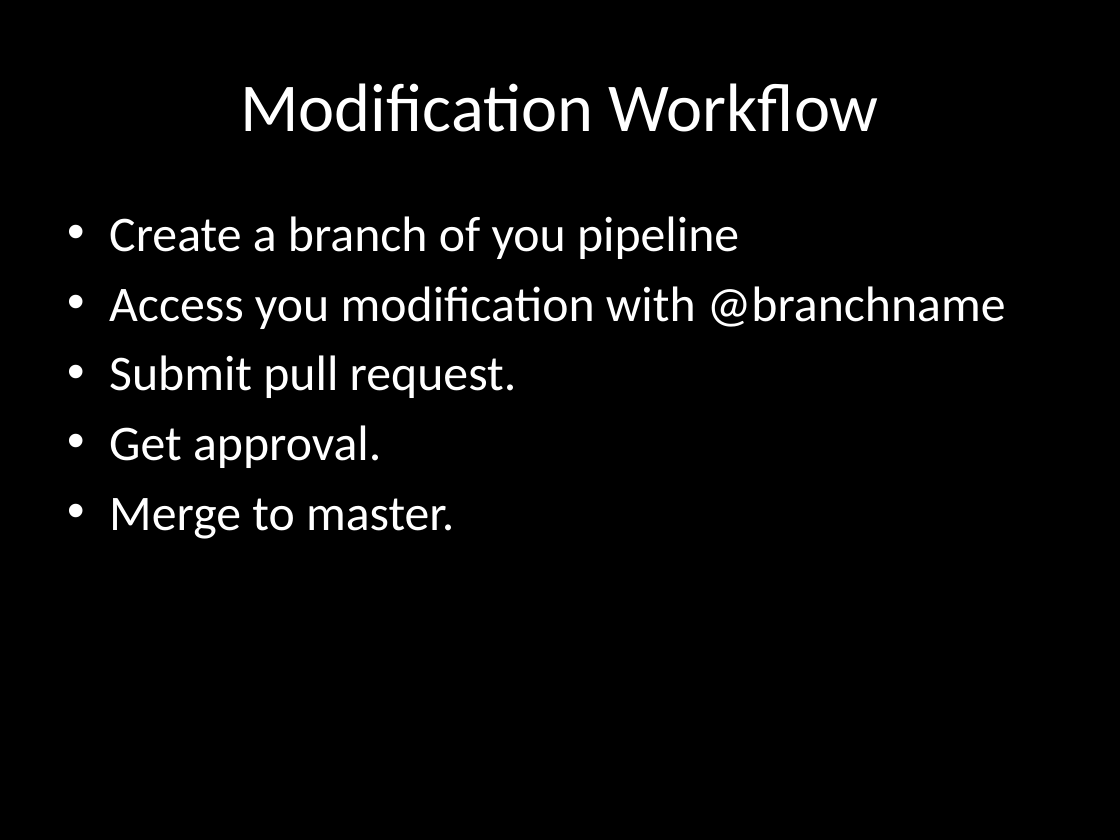
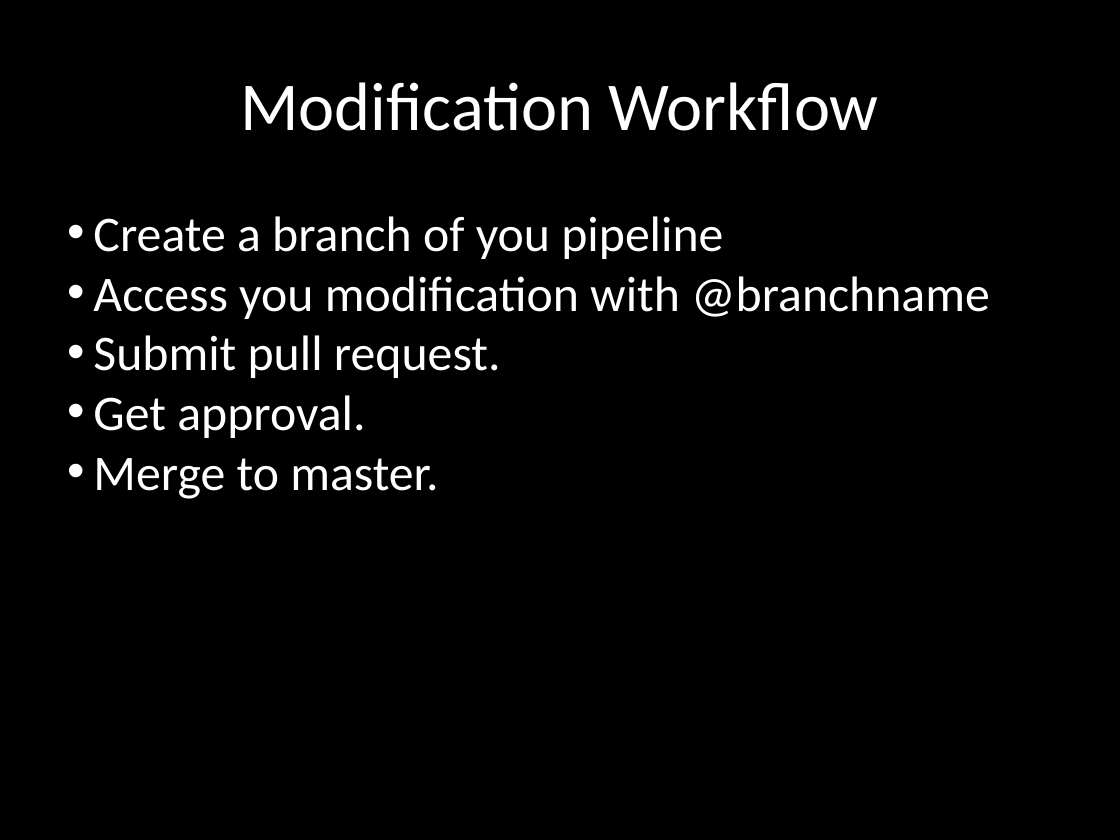
Before and after one commit to AnimalLogic/jenkins_pipeline, a slide deck: slide 14 of SharedPipelinePresentation.pptx (slide 11 before the commit). Drawn at 1120x840 pixels with LibreOffice and Linux fonts; fonts in the diff are those of the drawing. Boxes give left, top, right and bottom in pixels: in the first picture for what was removed or moved away, otherwise in the second. Text is boxed around its words. In the diff, an @@ line names an element or a change of style, - is before the commit and + after.

```diff
--- a/SharedPipelinePresentation.pptx
+++ b/SharedPipelinePresentation.pptx
@@ text "Create a branch of you ..." at bbox=[93, 216, 990, 499]: indent changed; less space between paragraphs @@
```
Also in this commit, not shown: 8 other slides changed, 5 slides added, 2 other files.
